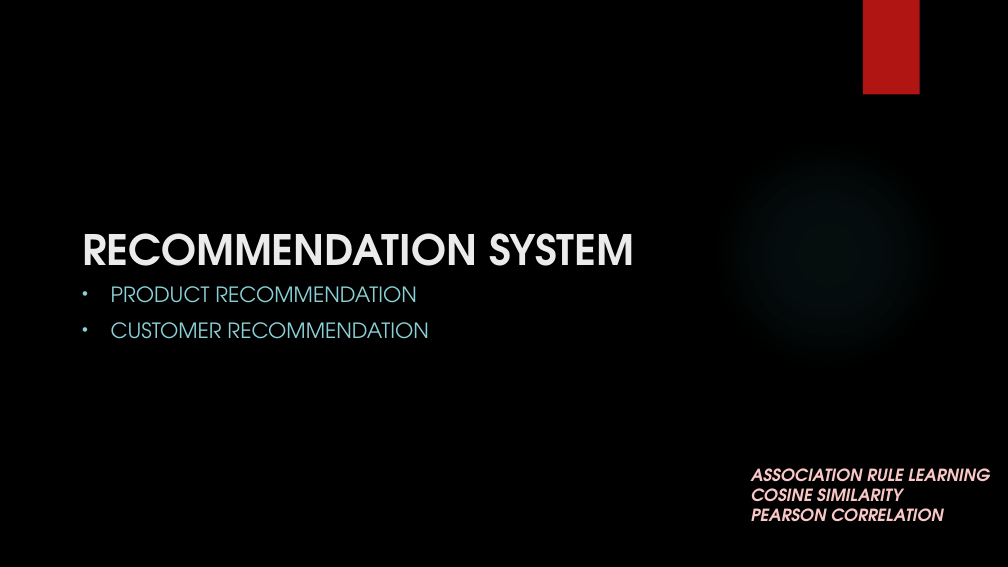
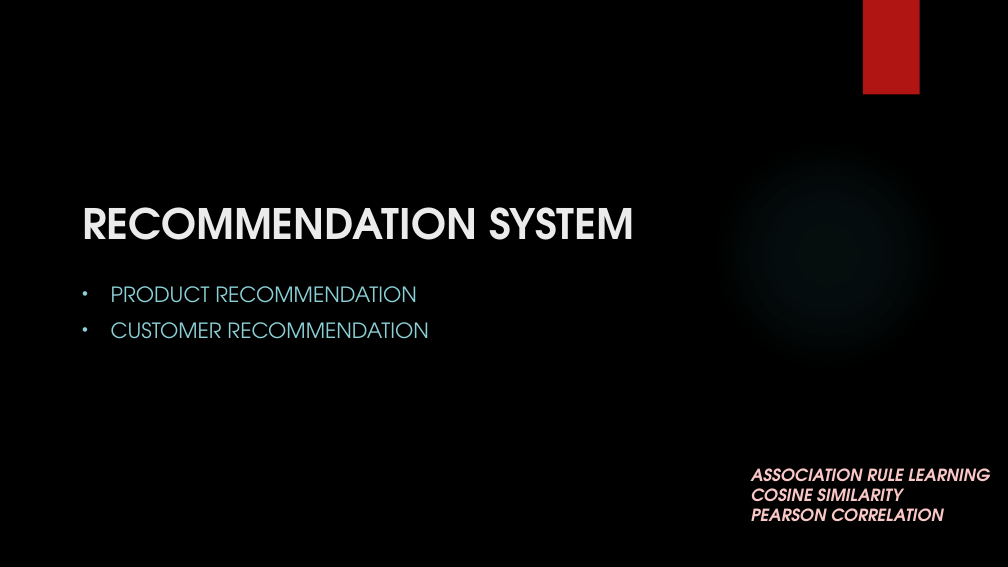
Before and after one commit to madhuhasa/digital-alpha, a slide deck: slide 25 of project/DIGITAL MARKETING.pptx. Drawn at 1008x567 pixels with LibreOffice and Linux fonts; fonts in the diff are those of the drawing; background and template pictures are left out. Boxes give left, top, right and bottom in pixels: in the first picture for what was removed or moved away, otherwise in the second. Text is boxed around its words. In the diff, an @@ line names an element or a change of style, - is before the commit and + after.

```diff
--- a/project/DIGITAL MARKETING.pptx
+++ b/project/DIGITAL MARKETING.pptx
@@ title "RECOMMENDATION SYSTEM": place and size @@
-title "RECOMMENDATION SYSTEM" at [82, 233, 634, 266]
+title "RECOMMENDATION SYSTEM" at [82, 207, 634, 240]
```
Also in this commit, not shown: 2 other slides changed.
